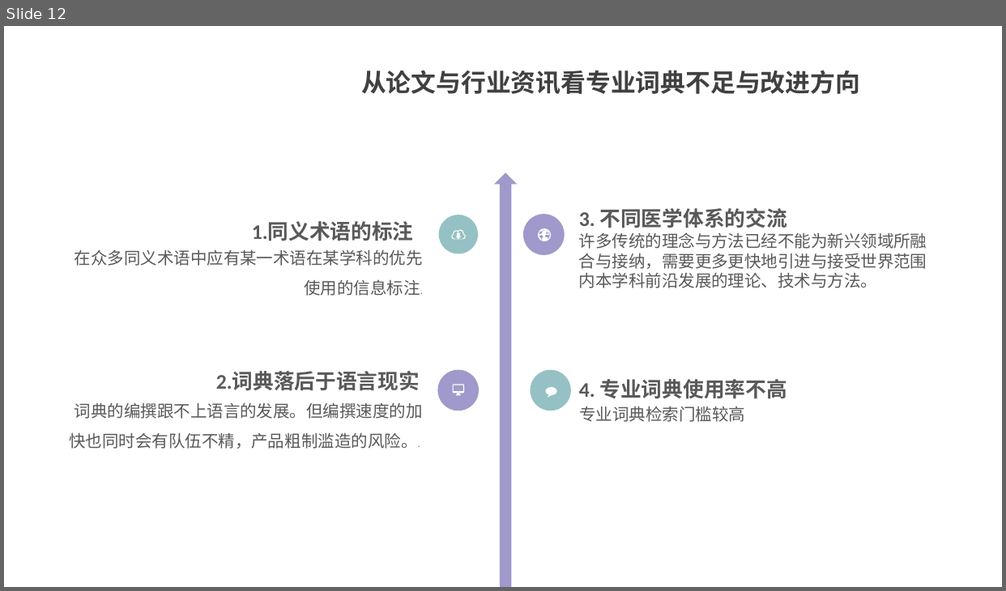
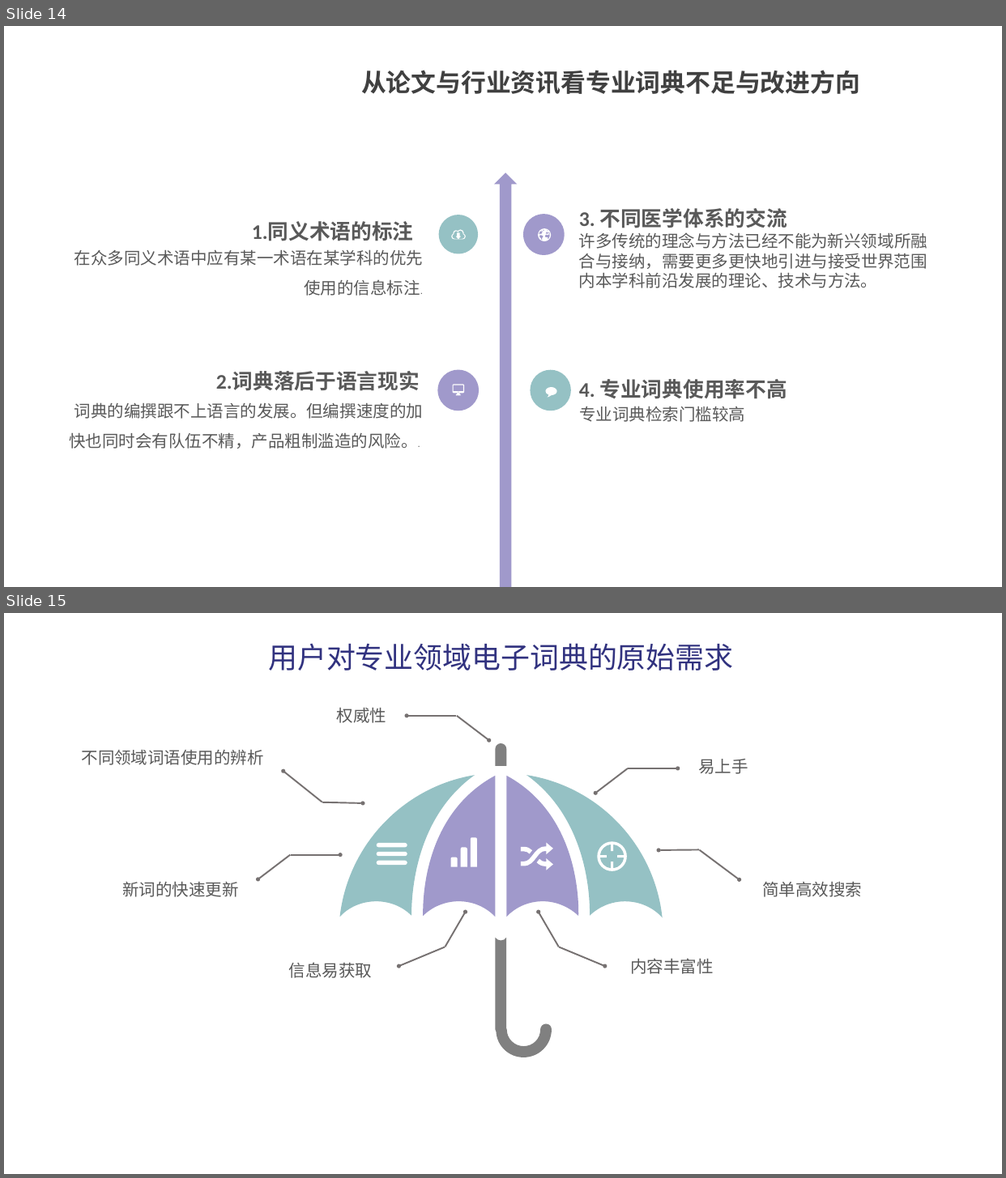
Before and after one commit to peijiawen98/TLK_1107, a slide deck: 电子词典需求分析.pptx. Shown one above the other, each under a label of ours: slide 12 before the commit, slides 14 and 15 after it. The pictures are 1006x591 and 1006x1178 pixels, drawn with LibreOffice and Linux fonts; fonts in the diff are those of the drawing. Boxes give left, top, right and bottom in pixels: in the first picture for what was removed or moved away, otherwise in the second. Text is boxed around its words. In the diff, an @@ line names an element or a change of style, - is before the commit and + after.

```diff
--- a/电子词典需求分析.pptx
+++ b/电子词典需求分析.pptx
@@ slide 15 added at [4, 613, 1002, 1174], background #FFFFFF @@
@@ text added at [268, 643, 733, 671], 28 pt, text #31327F @@
+用户对专业领域电子词典的原始需求
@@ text added at [337, 708, 386, 723], 16 pt, text #595959 @@
+权威性
@@ arrow added from (456, 716) to (407, 716), #767171 1.5 pt @@
@@ arrow added from (457, 716) to (489, 740), #767171 1.5 pt @@
@@ text added at [82, 750, 264, 765], 16 pt, text #595959 @@
+不同领域词语使用的辨析
@@ arrow added from (322, 803) to (283, 771), #767171 1.5 pt @@
@@ arrow added from (628, 769) to (595, 794), #767171 1.5 pt @@
@@ arrow added from (629, 769) to (678, 769), #767171 1.5 pt @@
@@ text added at [698, 759, 748, 774], 16 pt, text #595959 @@
+易上手
@@ arrow added from (322, 803) to (363, 803), #767171 1.5 pt @@
@@ arrow added from (290, 855) to (258, 879), #767171 1.5 pt @@
@@ arrow added from (291, 855) to (340, 855), #767171 1.5 pt @@
@@ group added at [340, 743, 662, 1058]: 10 freeform shapes @@
@@ arrow added from (700, 850) to (659, 850), #767171 1.5 pt @@
@@ arrow added from (700, 850) to (739, 879), #767171 1.5 pt @@
@@ text added at [122, 882, 238, 897], 16 pt, text #595959 @@
+新词的快速更新
@@ text added at [762, 881, 862, 897], 16 pt, text #595959 @@
+简单高效搜索
@@ arrow added from (445, 947) to (465, 913), #767171 1.5 pt @@
@@ arrow added from (559, 947) to (539, 913), #767171 1.5 pt @@
@@ arrow added from (445, 948) to (399, 966), #767171 1.5 pt @@
@@ arrow added from (560, 948) to (605, 966), #767171 1.5 pt @@
@@ text added at [289, 962, 372, 978], 16 pt, text #595959 @@
+信息易获取
@@ text added at [630, 958, 713, 974], 16 pt, text #595959 @@
+内容丰富性
@@ what was slide 12 is now slide 14 @@
```
Also in this commit, not shown: 1 slide changed, 2 other slides added.
